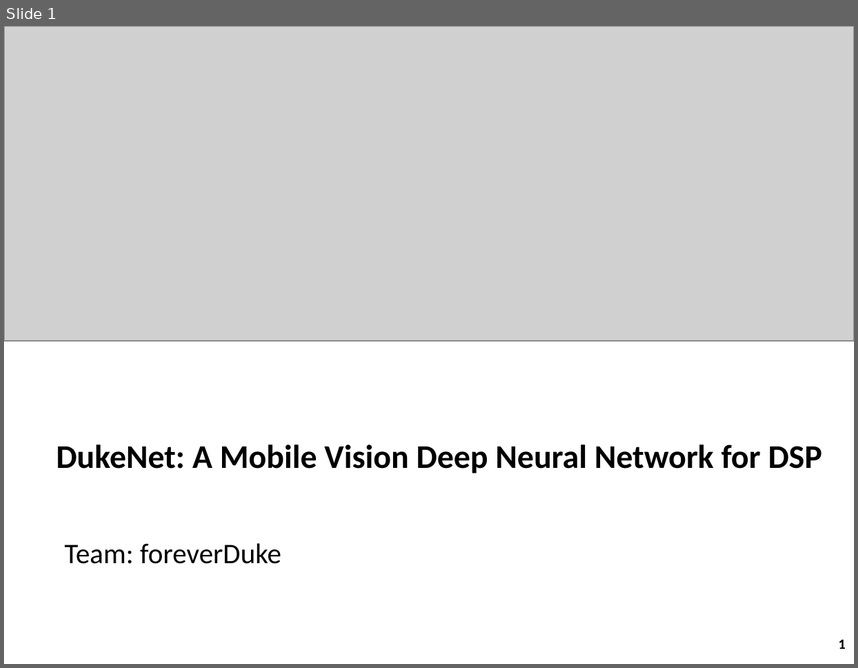
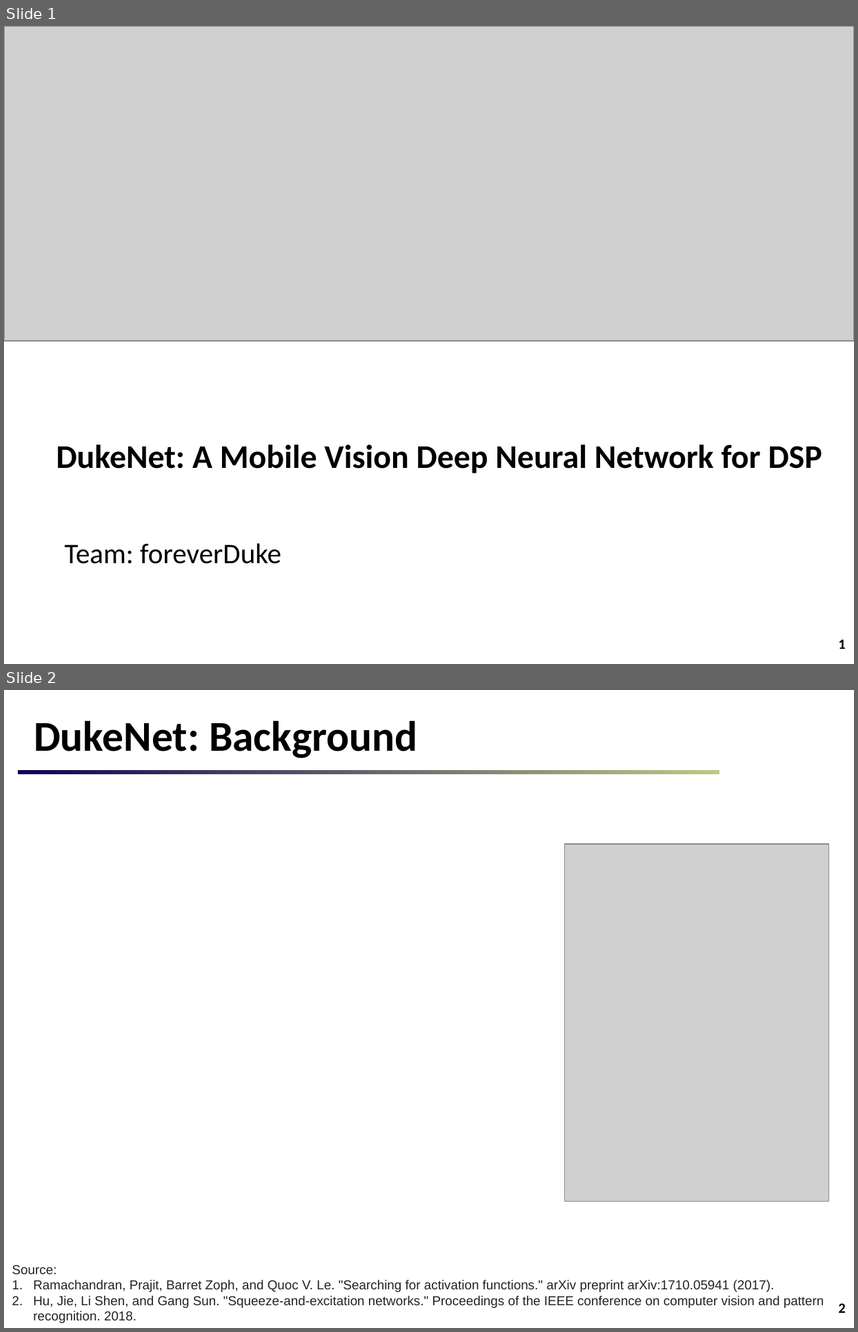
Before and after one commit to newwhitecheng/dukenet, a slide deck: g3doc/dukenet_presentation.pptx. Shown one above the other, each under a label of ours: slide 1 before the commit, slides 1 and 2 after it. The pictures are 858x668 and 858x1332 pixels, drawn with LibreOffice and Linux fonts; fonts in the diff are those of the drawing; grey boxes stand for pictures. Boxes give left, top, right and bottom in pixels: in the first picture for what was removed or moved away, otherwise in the second. Text is boxed around its words. In the diff, an @@ line names an element or a change of style, - is before the commit and + after.

```diff
--- a/g3doc/dukenet_presentation.pptx
+++ b/g3doc/dukenet_presentation.pptx
@@ slide 2 added at (4, 690, 854, 1328), background #FFFFFF; not listed: 1 template element that a slide beside it also shows @@
@@ title added at (34, 720, 418, 758), 36 pt, text #000000, bold @@
+DukeNet: Background
@@ rectangle added at (18, 770, 720, 774), fill gradient #0F0055 to #BFC883 @@
@@ picture added at (565, 844, 829, 1201) @@
@@ text added at (12, 1265, 824, 1323), 11 pt, text #222222 @@
+Source:
+1. Ramachandran, Prajit, Barret Zoph, and Quoc V. Le. "Searching for activation functions." arXiv preprint arXiv:1710.05941 (2017).
+2. Hu, Jie, Li Shen, and Gang Sun. "Squeeze-and-excitation networks." Proceedings of the IEEE conference on computer vision and pattern recognition. 2018.
```
Also in this commit, not shown: 2 slides changed, 1 other slide added, 1 slide removed.
